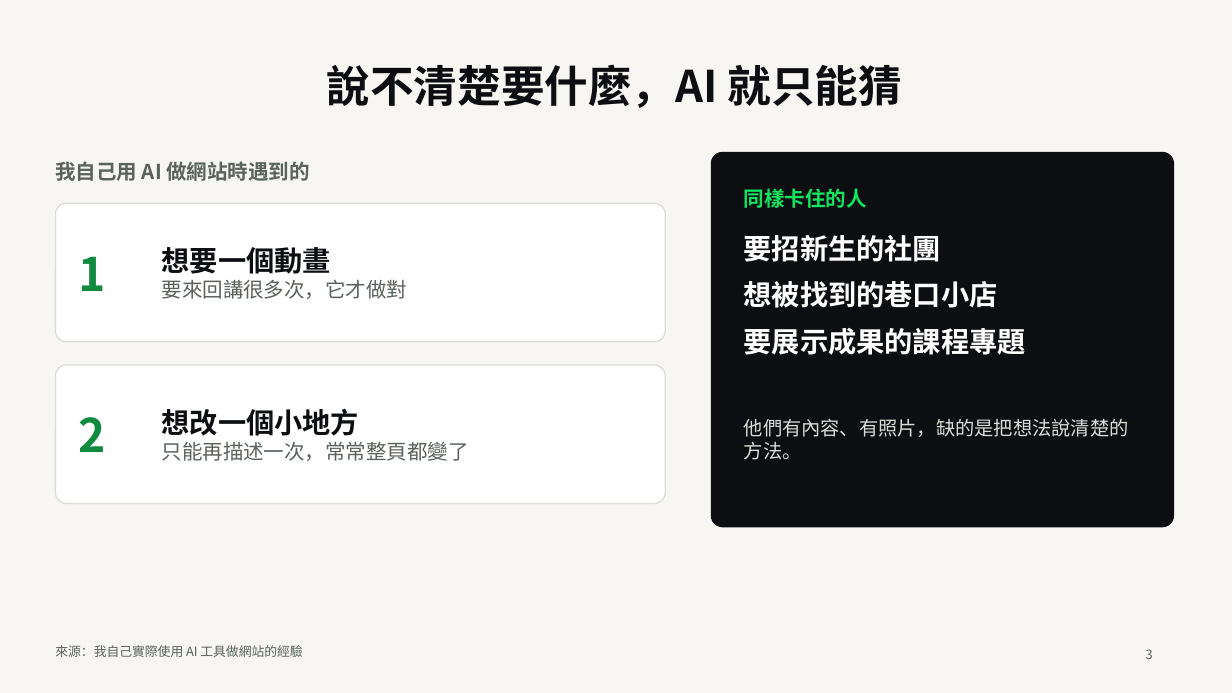
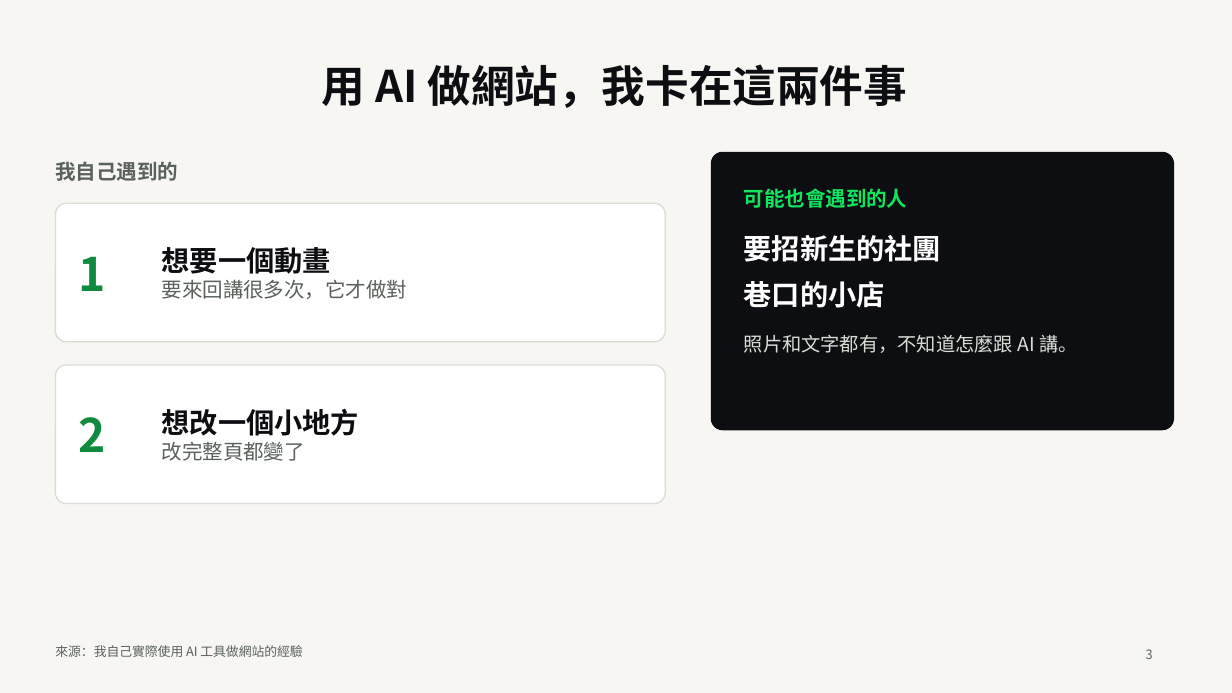
Before and after one commit to ChewyChloe/Sketch2Site, a slide deck: slide 3 of docs/demo-day/Sketch2Site-DemoDay-v1.pptx. Drawn at 1232x693 pixels with LibreOffice and Linux fonts; fonts in the diff are those of the drawing. Boxes give left, top, right and bottom in pixels: in the first picture for what was removed or moved away, otherwise in the second. Text is boxed around its words. In the diff, an @@ line names an element or a change of style, - is before the commit and + after.

```diff
--- a/docs/demo-day/Sketch2Site-DemoDay-v1.pptx
+++ b/docs/demo-day/Sketch2Site-DemoDay-v1.pptx
@@ title at (x1=322, y1=64, x2=907, y2=108): text changed @@
-說不清楚要什麼，AI 就只能猜
+用 AI 做網站，我卡在這兩件事
@@ text at (x1=55, y1=161, x2=178, y2=181): text changed @@
-我自己用 AI 做網站時遇到的
+我自己遇到的
@@ rounded rectangle resized from (x1=712, y1=152, x2=1174, y2=527) to (x1=712, y1=152, x2=1174, y2=430) @@
@@ rounded rectangle at (x1=712, y1=152, x2=1174, y2=430): proportions changed @@
@@ text at (x1=744, y1=188, x2=908, y2=208): text changed @@
-同樣卡住的人
+可能也會遇到的人
@@ text at (x1=744, y1=281, x2=885, y2=308): text changed @@
-想被找到的巷口小店
-要展示成果的課程專題
+巷口的小店
@@ text at (x1=744, y1=335, x2=1077, y2=353): text changed @@
-他們有內容、有照片，缺的是把想法說清楚的方法。
+照片和文字都有，不知道怎麼跟 AI 講。
@@ text at (x1=162, y1=442, x2=305, y2=461): text changed @@
-只能再描述一次，常常整頁都變了
+改完整頁都變了
```
Also in this commit, not shown: 8 other slides changed, 1 slide removed, 6 other files.
